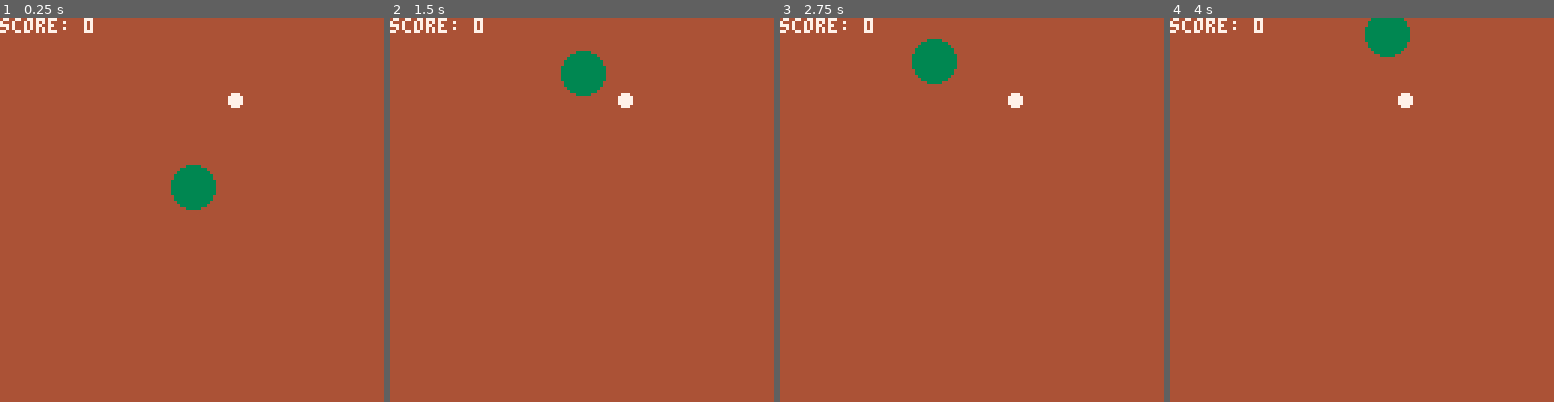
Above: before the commit, frames 1-4 (left to right).
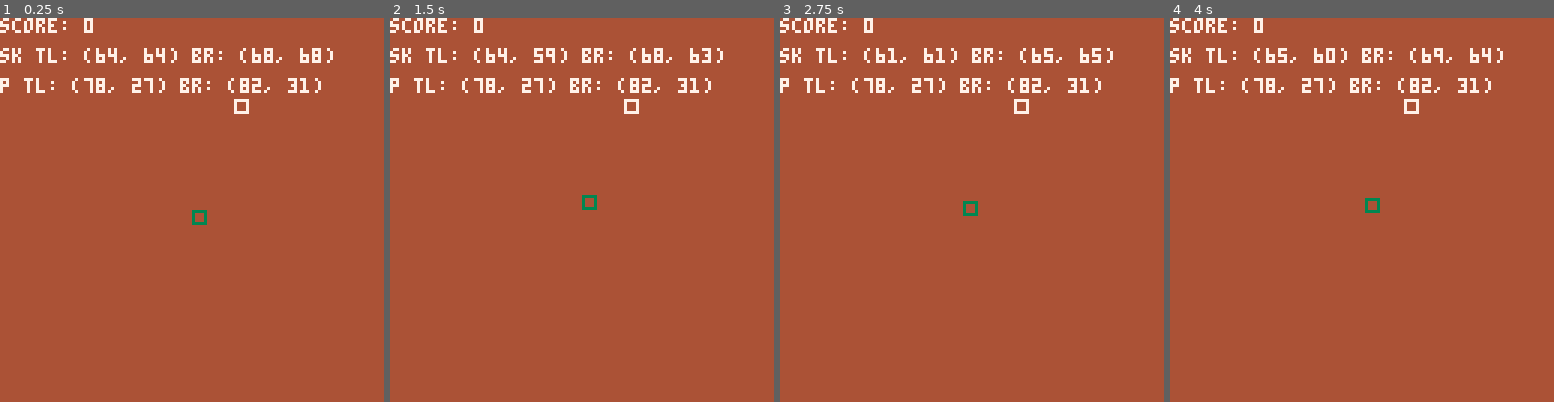
Above: after the commit, the same moments.

Repository: scottnm/snake.p8
Game: PICO-8 cartridge snake.p8
The game is run twice, just before and just after one commit, with the same random seed, the same clock (stepped at 60 frames per second) and the same inputs.
Inputs:
- Up to frame 1 (0.25 s): no input
- Up to frame 2 (1.5 s): tap O (Z key) at 0.33, 0.7, 1.43 s; tap X (X key) at 1.07 s
- Up to frame 3 (2.75 s): hold Left 1.97-2.37 s; tap X (X key) at 2.07, 2.4, 2.73 s; tap O (Z key) at 2.22 s; hold Down from 2.42 s (still down)
- Up to frame 4 (4 s): release Down at 2.82 s; hold Right 2.87-3.53 s; tap X (X key) at 3.07, 3.4, 3.73 s; tap O (Z key) at 3.1, 3.98 s; hold Up from 3.58 s (still down)

The runs differ from the first frame. In frame 1, 3.3% of the frame differs, in the area x 0-87%, y 7-54%; in frame 2, 3.1%; in frame 3, 3.1%; in frame 4, 3.2%.

Commit message:
added a bunch of debugging utilities and transitioned to square collision

Diff:
--- a/main.lua
+++ b/main.lua
@@ -14,8 +14,8 @@
     e.size = size
 end
 
-function set_circle_collider_cmpt(e, r)
-    e.collider = { radius = r }
+function set_rect_collider_cmpt(e, w, h)
+    e.collider = { width = w, height = h }
 end
 
 function set_direction_cmpt(e, dir)
@@ -26,15 +26,20 @@
     e.color = color
 end
 
+function rect_collision(e1, e2)
+    e1_rect_x_start = e1.pos.x
+    e1_rect_x_end  = e1.pos.x + e1.collider.width
+    e1_rect_y_start = e1.pos.y
+    e1_rect_y_end = e1.pos.y + e1.collider.height
+
+    return e2.pos.x >= e1_rect_x_start and
+           e2.pos.x <= e1_rect_x_end and
+           e2.pos.y >= e1_rect_y_start and
+           e2.pos.y <= e1_rect_y_end
+end
+
 function collides(e1, e2)
-    max_collision_radius = e1.collider.radius + e2.collider.radius
-    max_collision_radius_squared = max_collision_radius * max_collision_radius
-
-    x_delta = (e1.pos.x - e2.pos.x)
-    y_delta = (e1.pos.y - e2.pos.y)
-    distance_squared = (x_delta * x_delta) + (y_delta * y_delta)
-
-    return distance_squared <= max_collision_radius_squared
+    return rect_collision(e1, e2) or rect_collision(e2, e1)
 end
 
 dir = {
@@ -72,17 +77,17 @@
         btn_x = btn(5),
     }
 
-    input.btn_left_change = (input.btn_left_change ~= new_input.btn_left)
+    input.btn_left_change = (input.btn_left ~= new_input.btn_left)
     input.btn_left = new_input.btn_left
-    input.btn_right_change = (input.btn_right_change ~= new_input.btn_right)
+    input.btn_right_change = (input.btn_right ~= new_input.btn_right)
     input.btn_right = new_input.btn_right
-    input.btn_up_change = (input.btn_up_change ~= new_input.btn_up)
+    input.btn_up_change = (input.btn_up ~= new_input.btn_up)
     input.btn_up = new_input.btn_up
-    input.btn_down_change = (input.btn_down_change ~= new_input.btn_down)
+    input.btn_down_change = (input.btn_down ~= new_input.btn_down)
     input.btn_down = new_input.btn_down
-    input.btn_o_change = (input.btn_o_change ~= new_input.btn_o)
+    input.btn_o_change = (input.btn_o ~= new_input.btn_o)
     input.btn_o = new_input.btn_o
-    input.btn_x_change = (input.btn_x_change ~= new_input.btn_x)
+    input.btn_x_change = (input.btn_x ~= new_input.btn_x)
     input.btn_x = new_input.btn_x
 
     return input
@@ -92,8 +97,8 @@
     segment = {}
 
     set_pos_cmpt(segment, xpos, ypos)
-    set_size_cmpt(segment, 7)
-    set_circle_collider_cmpt(segment, 7)
+    set_size_cmpt(segment, 4)
+    set_rect_collider_cmpt(segment, 4, 4)
     set_color_cmpt(segment, 3)
     set_direction_cmpt(segment, dir)
 
@@ -103,12 +108,12 @@
 function generate_pellet(pellets)
     pellet = {}
 
-    pellet_x = rnd_range(0, pico8_screen_size)
-    pellet_y = rnd_range(0, pico8_screen_size)
+    pellet_x = rnd_int_range(0, pico8_screen_size)
+    pellet_y = rnd_int_range(0, pico8_screen_size)
+
     set_pos_cmpt(pellet, pellet_x, pellet_y)
-
-    set_size_cmpt(pellet, 2)
-    set_circle_collider_cmpt(pellet, 2)
+    set_size_cmpt(pellet, 4)
+    set_rect_collider_cmpt(pellet, 4, 4)
     set_color_cmpt(pellet, 7)
 
     add(pellets, pellet)
@@ -119,8 +124,8 @@
     generate_pellet(pellets)
 end
 
-function rnd_range(lower, upper)
-    return rnd(upper - lower) + lower
+function rnd_int_range(lower, upper)
+    return flr(rnd(upper - lower)) + lower
 end
 
 function update_direction(input, snake)
@@ -144,15 +149,21 @@
     update_direction(input, snake)
 
     -- move all of the snake pieces
+    speed = 0.0
+    if (input.btn_o and input.btn_o_change) or input.btn_x then
+        speed = 1.0
+    else
+        speed = 0.0
+    end
     for segment in all(snake.segments) do
         if segment.dir == dir.up then
-            segment.pos.y -= 1
+            segment.pos.y -= speed
         elseif segment.dir == dir.down then
-            segment.pos.y += 1
+            segment.pos.y += speed
         elseif segment.dir == dir.left then
-            segment.pos.x -= 1
+            segment.pos.x -= speed
         elseif segment.dir == dir.right then
-            segment.pos.x += 1
+            segment.pos.x += speed
         end
     end
 
@@ -187,11 +198,15 @@
 end
 
 function draw_snake_segment(segment)
-    circfill(segment.pos.x, segment.pos.y, segment.size, segment.color)
+    rect(segment.pos.x, segment.pos.y, segment.pos.x + segment.size, segment.pos.y + segment.size, segment.color)
 end
 
 function draw_pellet(pellet)
-    circfill(pellet.pos.x, pellet.pos.y, pellet.size, pellet.color)
+    rect(pellet.pos.x, pellet.pos.y, pellet.pos.x + pellet.size, pellet.pos.y + pellet.size, pellet.color)
+end
+
+function printsqr(sqrname, pos, size, printx, printy)
+    print(""..sqrname.." tl: (" ..pos.x.. ", " ..pos.y.. ") br: (" ..(pos.x+size).. ", " ..(pos.y+size).. ")", printx, printy, 7)
 end
 
 function _draw()
@@ -200,4 +215,7 @@
     foreach(snake.segments, draw_snake_segment)
     foreach(pellets, draw_pellet)
     print("score: "..score, 0, 0, 7)
-end
+
+    printsqr("sk", snake.segments[1].pos, snake.segments[1].size, 0, 10)
+    printsqr("p", pellets[1].pos, pellets[1].size, 0, 20)
+end
